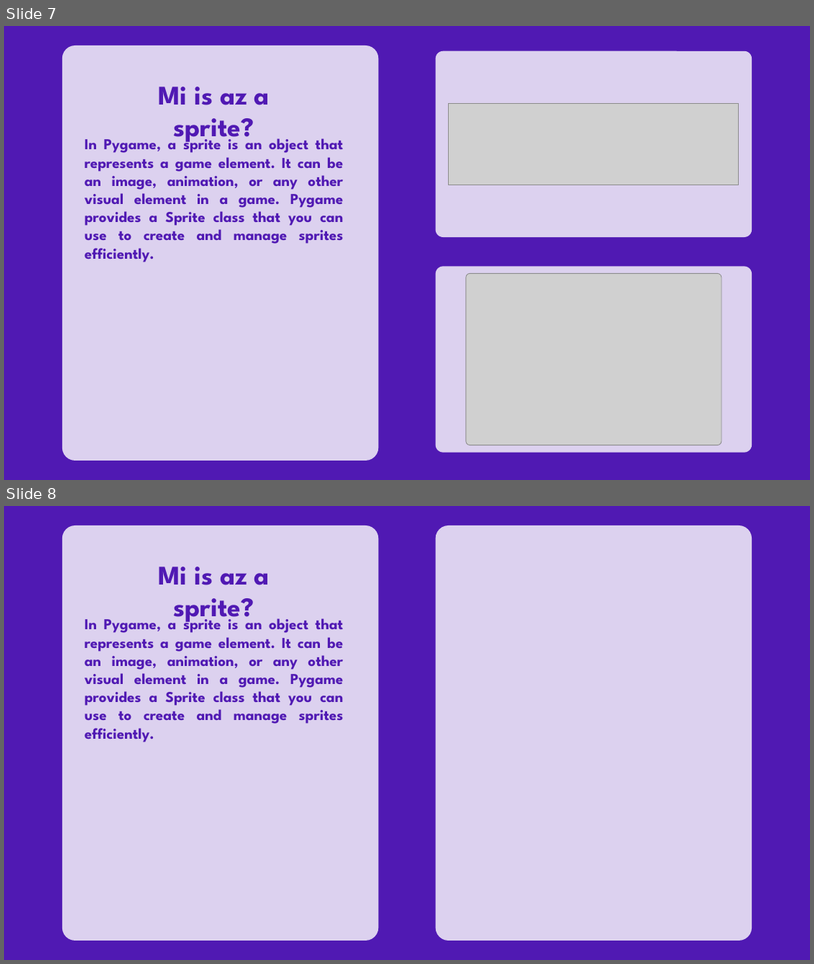
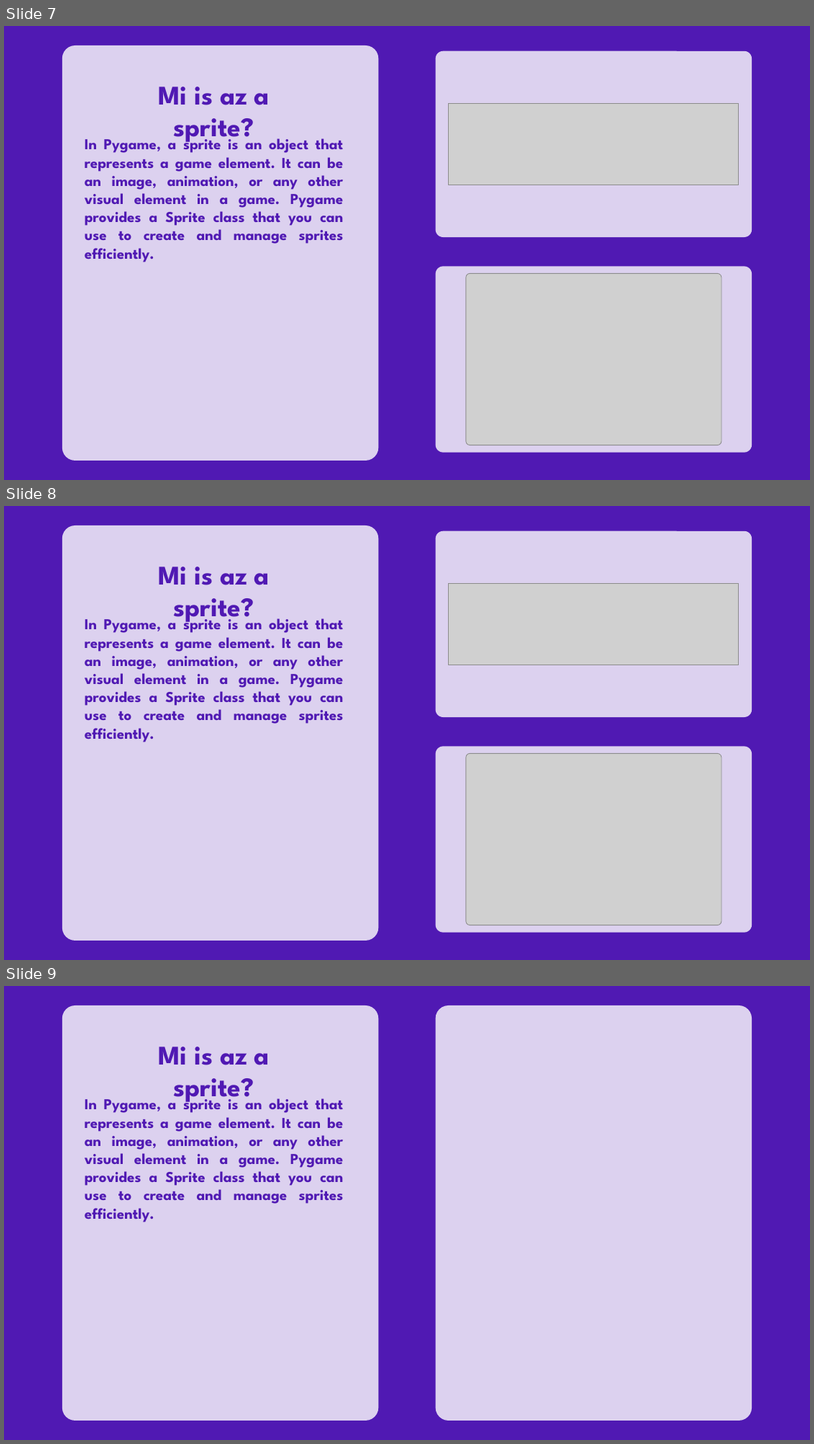
Before and after one commit to Benceszalaiii/HTML-PPT-Project, a slide deck: Prezentáció.pptx. Shown one above the other, each under a label of ours: slides 7 and 8 before the commit, slides 7, 8 and 9 after it. The pictures are 814x964 and 814x1444 pixels, drawn with LibreOffice and Linux fonts; fonts in the diff are those of the drawing; grey boxes stand for pictures. Boxes give left, top, right and bottom in pixels: in the first picture for what was removed or moved away, otherwise in the second. Text is boxed around its words. In the diff, an @@ line names an element or a change of style, - is before the commit and + after.

```diff
--- a/Prezentáció.pptx
+++ b/Prezentáció.pptx
@@ slide 8 added at box(4, 506, 810, 960), background #5019B3 @@
@@ rounded rectangle added at box(62, 525, 378, 940), fill #FFFFFF at 80% opacity @@
@@ rounded rectangle added at box(436, 530, 752, 716), fill #FFFFFF at 80% opacity @@
@@ text added at box(158, 566, 270, 626), 32 pt, text #5019B3, bold @@
+Mi is az a sprite?
@@ picture added at box(449, 584, 740, 665) @@
@@ text added at box(85, 615, 344, 742), 18 pt, text #5019B3, bold @@
+In Pygame, a sprite is an object that represents a game element. It can be an image, animation, or any other visual element in a game. Pygame provides a Sprite class that you can use to create and manage sprites efficiently.
@@ rounded rectangle added at box(436, 746, 752, 932), fill #FFFFFF at 80% opacity @@
@@ picture added at box(466, 754, 722, 925) @@
@@ what was slide 8 is now slide 9 @@
```
Also in this commit, not shown: 1 slide changed, 3 other slides added, 3 slides removed.
